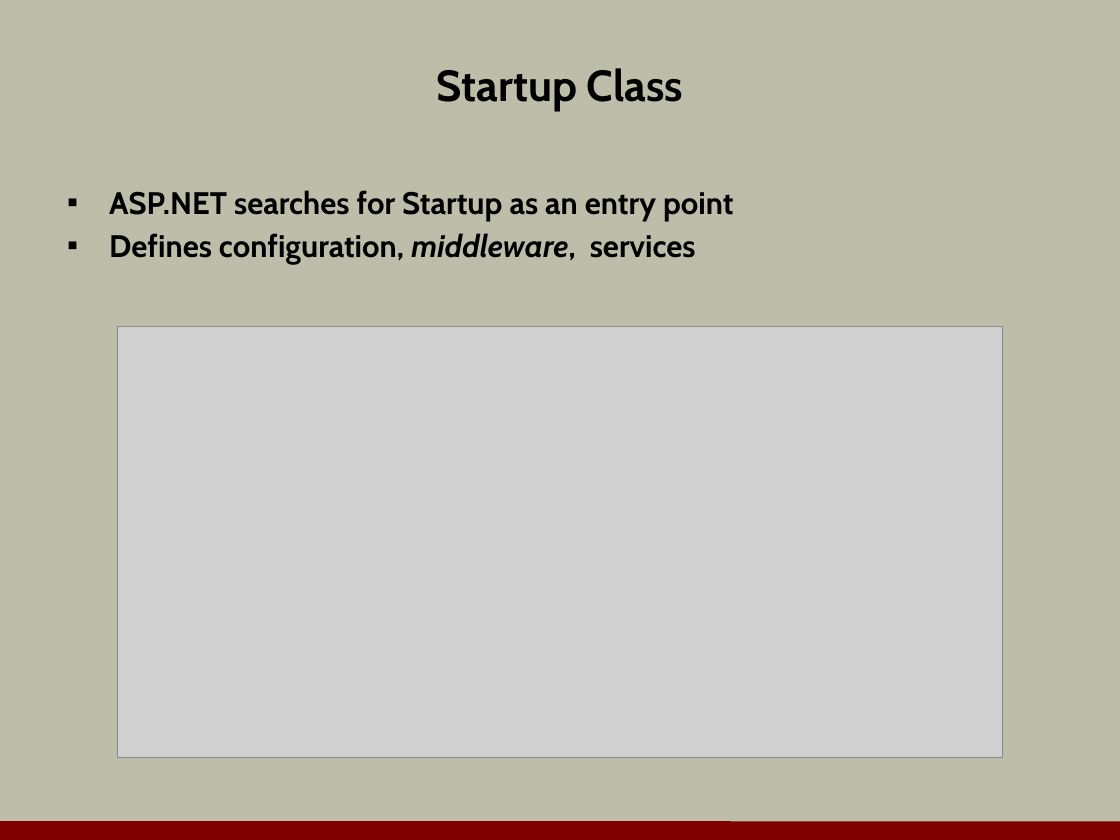
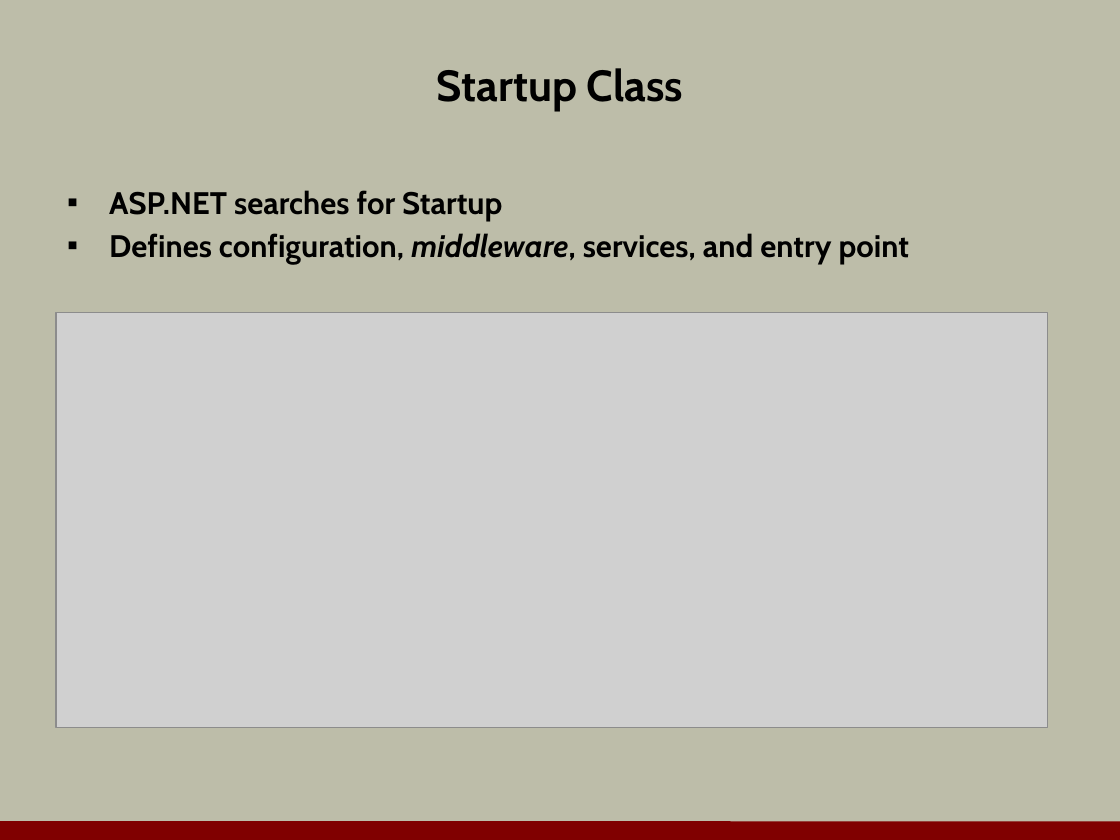
Before and after one commit to OdeToCode/classes, a slide deck: slide 10 of aspnet5/slides/a1_middleware.pptx (slide 8 before the commit). Drawn at 1120x840 pixels with LibreOffice and Linux fonts; fonts in the diff are those of the drawing; grey boxes stand for pictures; background and template pictures are left out. Boxes give left, top, right and bottom in pixels: in the first picture for what was removed or moved away, otherwise in the second. Text is boxed around its words. In the diff, an @@ line names an element or a change of style, - is before the commit and + after.

Commit message:
middleware slides

```diff
--- a/aspnet5/slides/a1_middleware.pptx
+++ b/aspnet5/slides/a1_middleware.pptx
@@ text at (109,190,910,265): text changed @@
-▪ ASP.NET searches for Startup as an entry point
-▪ Defines configuration, middleware, services
+▪ ASP.NET searches for Startup
+▪ Defines configuration, middleware, services, and entry point
@@ picture: place and size @@
-picture at (118,327,1002,757)
+picture at (56,312,1047,728)
```
Also in this commit, not shown: 6 other slides changed, 23 slides added, 11 slides removed.
